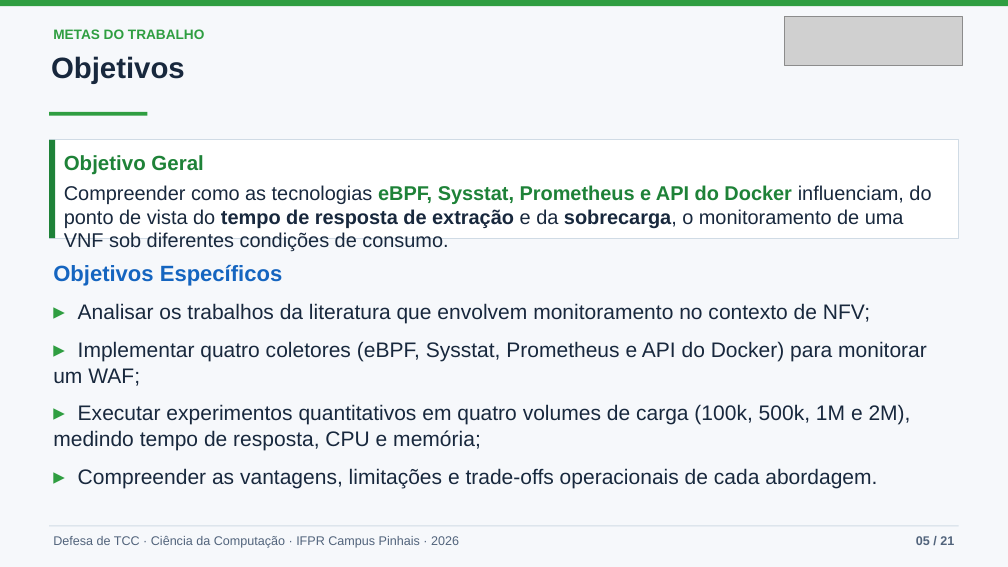
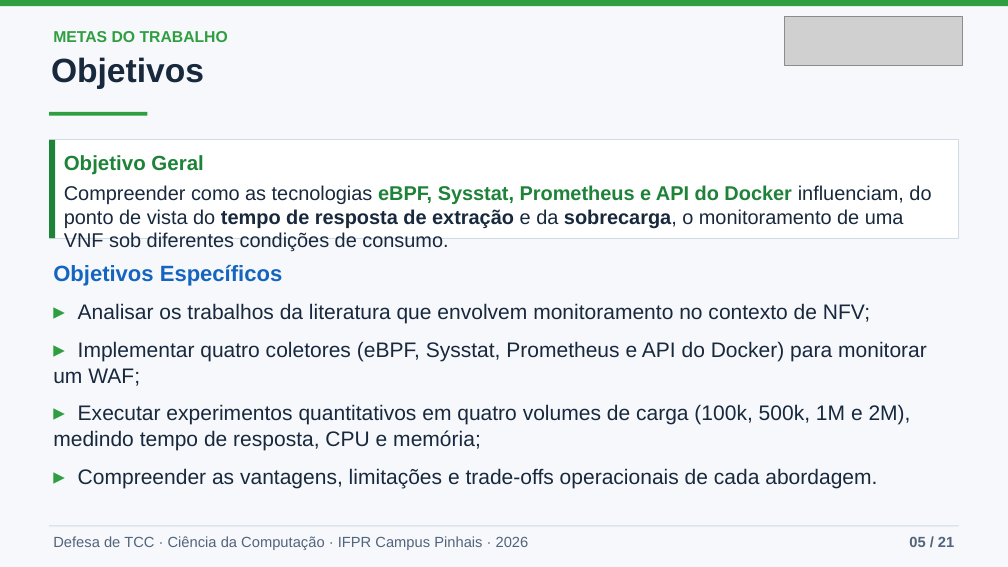
Before and after one commit to joaopedroplinta/vnf-monitoring-benchmark, a slide deck: slide 5 of docs/apresentacao/apresentacao_tcc.pptx. Drawn at 1008x567 pixels with LibreOffice and Linux fonts; fonts in the diff are those of the drawing; grey boxes stand for pictures. Boxes give left, top, right and bottom in pixels: in the first picture for what was removed or moved away, otherwise in the second. Text is boxed around its words. In the diff, an @@ line names an element or a change of style, - is before the commit and + after.

```diff
--- a/docs/apresentacao/apresentacao_tcc.pptx
+++ b/docs/apresentacao/apresentacao_tcc.pptx
@@ text "METAS DO TRABALHO" at bbox=[53, 31, 228, 42]: size 13 to 15 pt @@
@@ text "Objetivos" at bbox=[51, 57, 204, 89]: size 28 to 32 pt @@
@@ text "Defesa de TCC · Ciência ..." at bbox=[53, 536, 529, 550]: size 12 to 14 pt @@
@@ text "05 / 21" at bbox=[909, 537, 954, 547]: size 12 to 14 pt @@
```
Also in this commit, not shown: 18 other slides changed, 1 other file.
